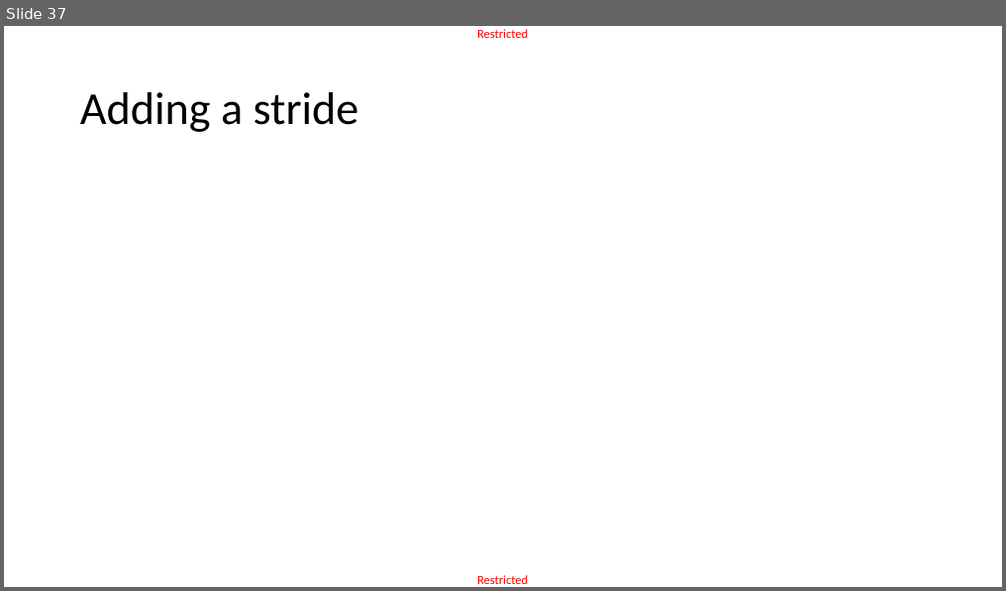
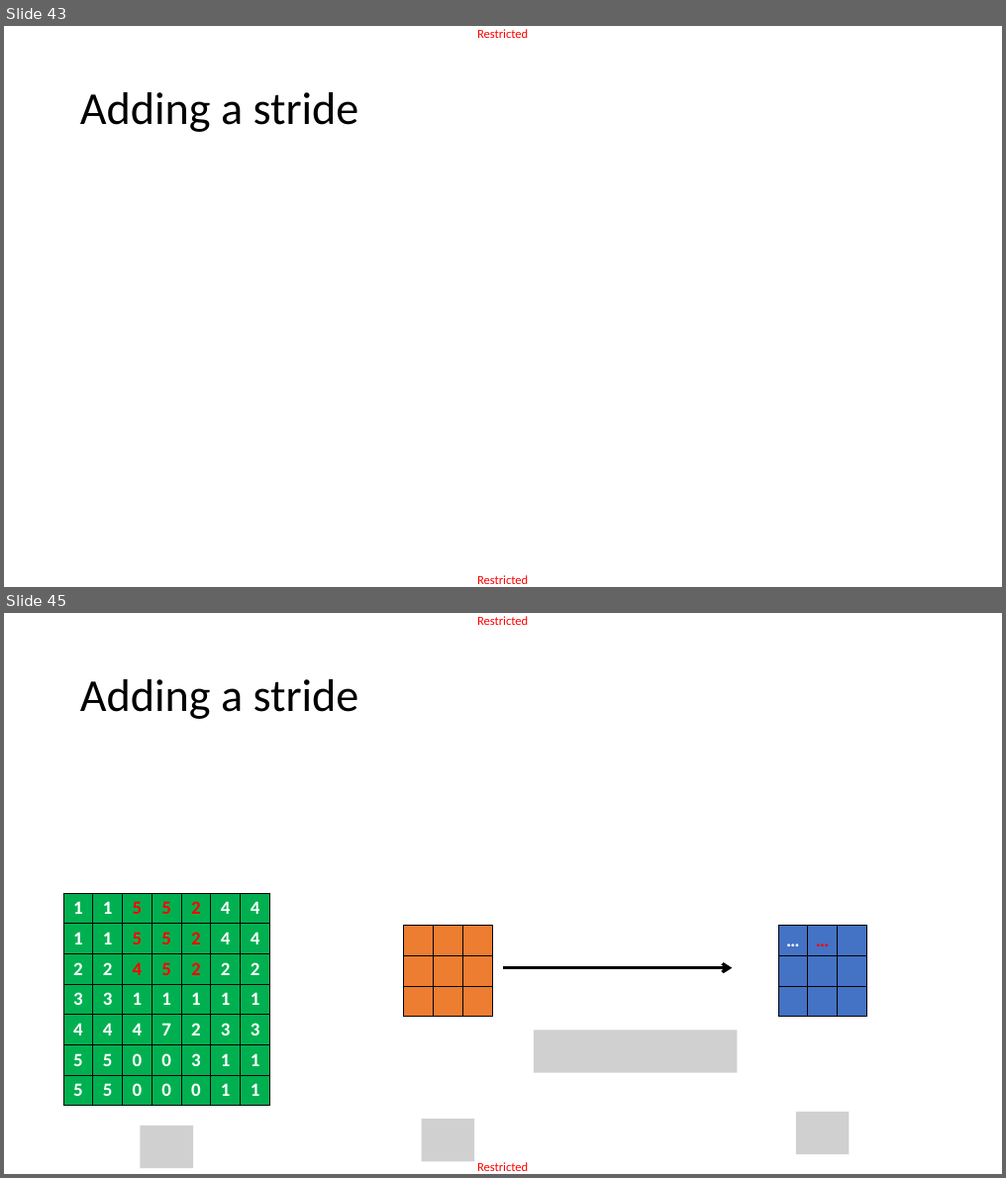
Before and after one commit to matthieudemari/SUTD_DL_50_039, a slide deck: W4/0. All/W4.pptx. Shown one above the other, each under a label of ours: slide 37 before the commit, slides 43 and 45 after it; the slides between them are not shown. The pictures are 1006x591 and 1006x1178 pixels, drawn with LibreOffice and Linux fonts; fonts in the diff are those of the drawing; grey boxes stand for pictures. Boxes give left, top, right and bottom in pixels: in the first picture for what was removed or moved away, otherwise in the second. Text is boxed around its words. In the diff, an @@ line names an element or a change of style, - is before the commit and + after.

```diff
--- a/W4/0. All/W4.pptx
+++ b/W4/0. All/W4.pptx
@@ slide 45 added at (4, 613, 1002, 1174), background #FFFFFF; not listed: 2 template elements that a slide beside it also shows @@
@@ title added at (80, 679, 359, 719), 44 pt, text #000000 @@
+Adding a stride
@@ table added at (63, 893, 267, 1103), 7 rows, 7 columns @@
+1 | 1 | 5 | 5 | 2 | 4 | 4
+1 | 1 | 5 | 5 | 2 | 4 | 4
+2 | 2 | 4 | 5 | 2 | 2 | 2
+3 | 3 | 1 | 1 | 1 | 1 | 1
+4 | 4 | 4 | 7 | 2 | 3 | 3
+5 | 5 | 0 | 0 | 3 | 1 | 1
+5 | 5 | 0 | 0 | 0 | 1 | 1
@@ table added at (404, 926, 491, 1016), 3 rows, 3 columns @@
+ |  | 
+ |  | 
+ |  | 
@@ table added at (778, 926, 865, 1016), 3 rows, 3 columns @@
+… | … | 
+ |  | 
+ |  | 
@@ arrow added from (503, 967) to (733, 967), #000000 3 pt @@
@@ picture added at (534, 1030, 737, 1072) @@
@@ picture added at (796, 1112, 849, 1155) @@
@@ picture added at (141, 1126, 193, 1168) @@
@@ picture added at (422, 1119, 475, 1161) @@
@@ what was slide 37 is now slide 43 @@
```
Also in this commit, not shown: 7 slides changed, 34 other slides added, 3 slides removed, 9 other files.
